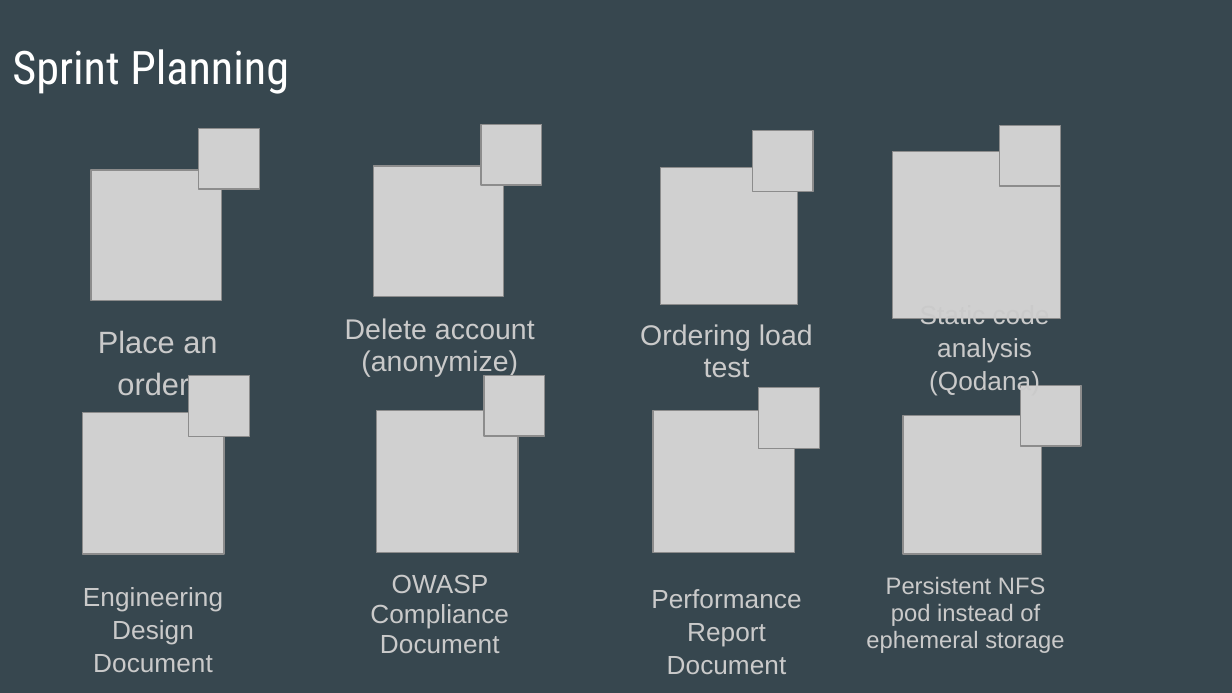
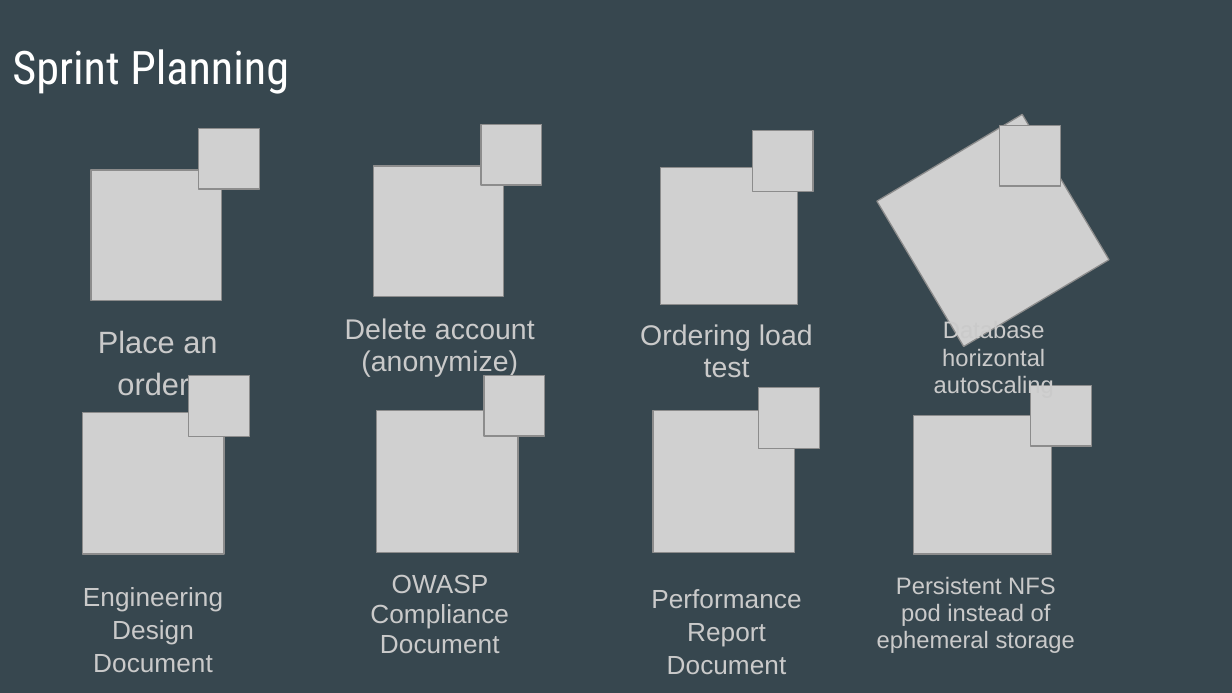
Before and after one commit to poolziee/NexusMeals-Docs, a slide deck: slide 3 of sprint-deliveries/Sprint-4.pptx. Drawn at 1232x693 pixels with LibreOffice and Linux fonts; fonts in the diff are those of the drawing; grey boxes stand for pictures; background and template pictures are left out. Boxes give left, top, right and bottom in pixels: in the first picture for what was removed or moved away, otherwise in the second. Text is boxed around its words. In the diff, an @@ line names an element or a change of style, - is before the commit and + after.

Commit message:
Update sprint 4.

```diff
--- a/sprint-deliveries/Sprint-4.pptx
+++ b/sprint-deliveries/Sprint-4.pptx
@@ picture at (877, 114, 1108, 345): rotation 0 to 239 degrees @@
@@ text at (934, 319, 1054, 399): text changed; size 15.3 to 13.9 pt @@
-Static code analysis (Qodana)
+Database horizontal autoscaling
@@ 2 pictures, 1 text: place and size @@
-2 pictures, 1 text at (866, 386, 1080, 653)
+2 pictures, 1 text at (877, 386, 1090, 653)
```
